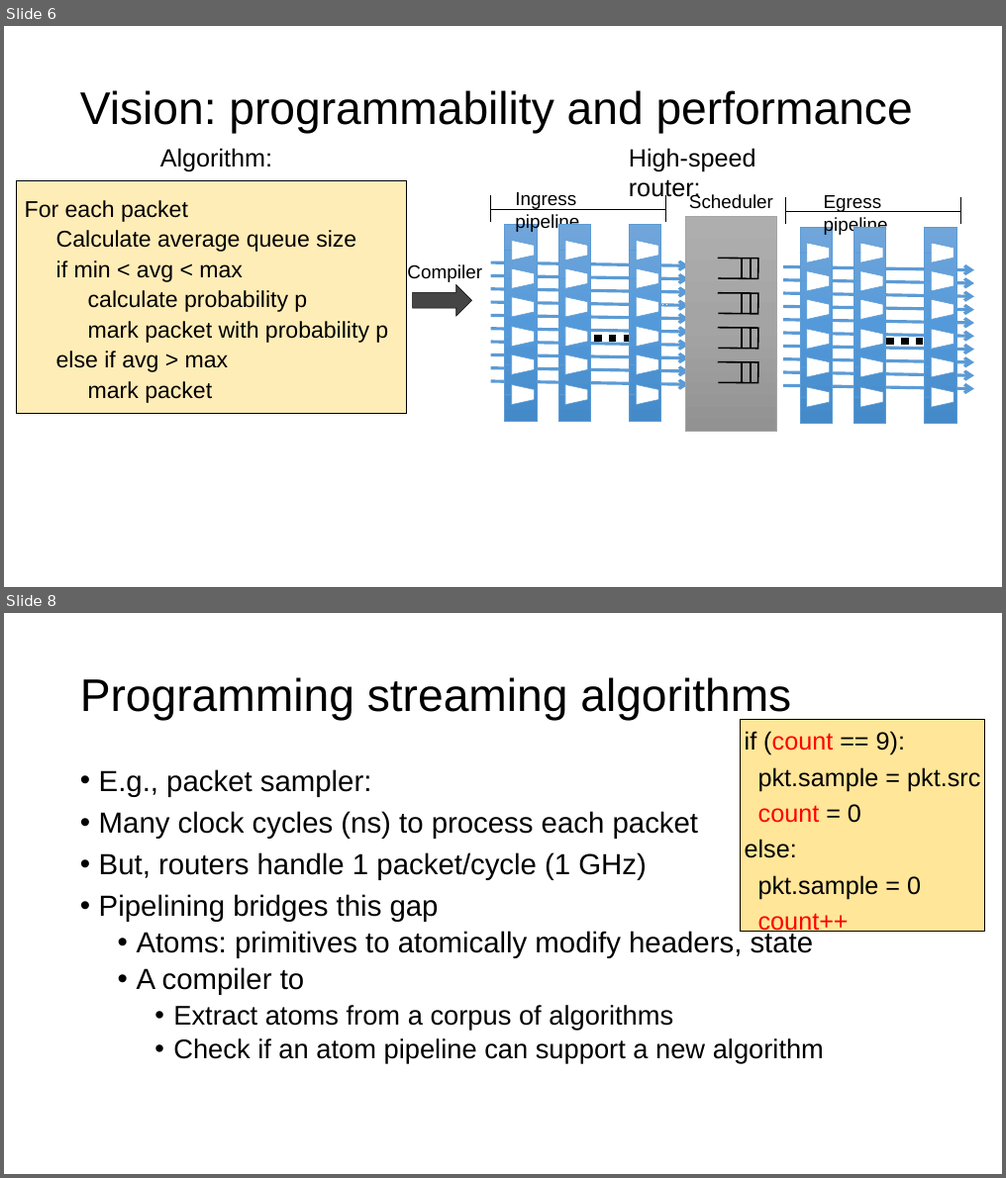
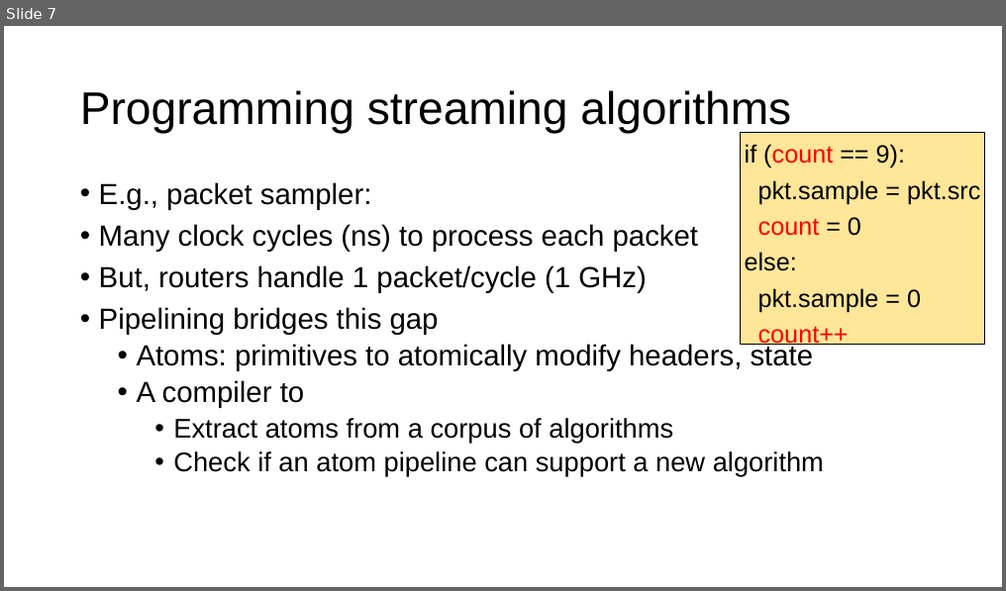
Before and after one commit to anirudhSK/pifo-domino-marple-ppts, a slide deck: combined_domino_pifo.pptx. Shown one above the other, each under a label of ours: slides 6 and 8 before the commit, slide 7 after it; the slides between them are not shown. The pictures are 1006x1178 and 1006x591 pixels, drawn with LibreOffice and Linux fonts; fonts in the diff are those of the drawing. Boxes give left, top, right and bottom in pixels: in the first picture for what was removed or moved away, otherwise in the second. Text is boxed around its words. In the diff, an @@ line names an element or a change of style, - is before the commit and + after.

```diff
--- a/combined_domino_pifo.pptx
+++ b/combined_domino_pifo.pptx
@@ slide 6 removed at [4,26,1002,587], background #FFFFFF @@
@@ title removed at [80,90,913,134] @@
-Vision: programmability and performance
@@ text removed at [25,148,388,403] @@
-Algorithm:
-For each packet
-Calculate average queue size
-if min < avg < max
-calculate probability p
-mark packet with probability p
-else if avg > max
-mark packet
@@ group removed at [491,148,974,432]: 60 lines, 36 trapezoids, 20 arrows, 7 rectangles, 4 texts, 4 freeform shapes @@
-Scheduler
-Ingress pipeline
-Egress pipeline
-High-speed router:
@@ rectangle removed at [17,181,406,414] @@
@@ text removed at [407,265,482,282] @@
-Compiler
@@ right arrow removed at [413,285,472,316] @@
@@ what was slide 8 is now slide 7 @@
```
Also in this commit, not shown: 1 slide added, 1 other slide removed.
